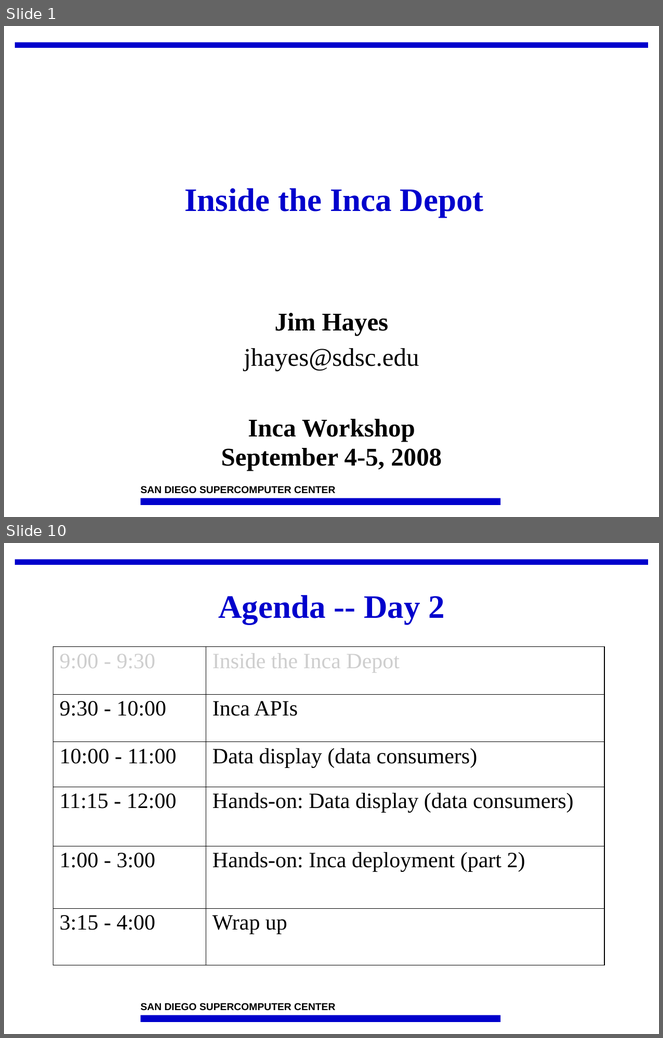
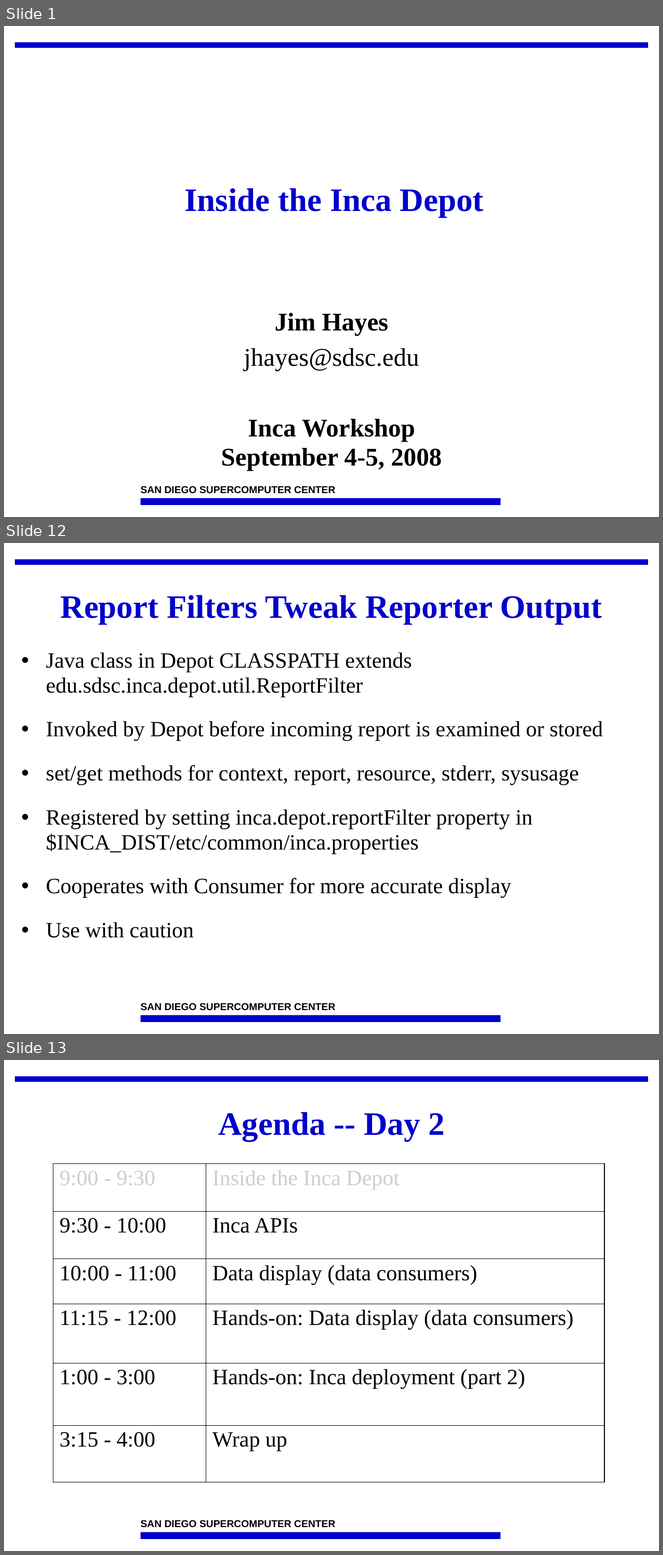
Before and after one commit to IncaProject/inca-xsede, a slide deck: talks/2008workshop/depot.ppt. Shown one above the other, each under a label of ours: slides 1 and 10 before the commit, slides 1, 12 and 13 after it; the slides between them are not shown. The pictures are 663x1038 and 663x1555 pixels, drawn with LibreOffice and Linux fonts; fonts in the diff are those of the drawing; background and template pictures are left out. Boxes give left, top, right and bottom in pixels: in the first picture for what was removed or moved away, otherwise in the second. Text is boxed around its words. In the diff, an @@ line names an element or a change of style, - is before the commit and + after.

```diff
--- a/talks/2008workshop/depot.ppt
+++ b/talks/2008workshop/depot.ppt
@@ slide 12 added at [4, 543, 659, 1034], background #FFFFFF; not listed: 3 template elements that a slide beside it also shows @@
@@ title added at [61, 595, 603, 624], 36 pt, text #0000CC, bold @@
+Report Filters Tweak Reporter Output
@@ text added at [46, 653, 604, 938], 24 pt, text #000000 @@
+• Java class in Depot CLASSPATH extends edu.sdsc.inca.depot.util.ReportFilter
+• Invoked by Depot before incoming report is examined or stored
+• set/get methods for context, report, resource, stderr, sysusage
+• Registered by setting inca.depot.reportFilter property in $INCA_DIST/etc/common/inca.properties
+• Cooperates with Consumer for more accurate display
+• Use with caution
@@ what was slide 10 is now slide 13 @@
```
Also in this commit, not shown: 7 slides changed, 3 other slides added, 1 slide removed.
